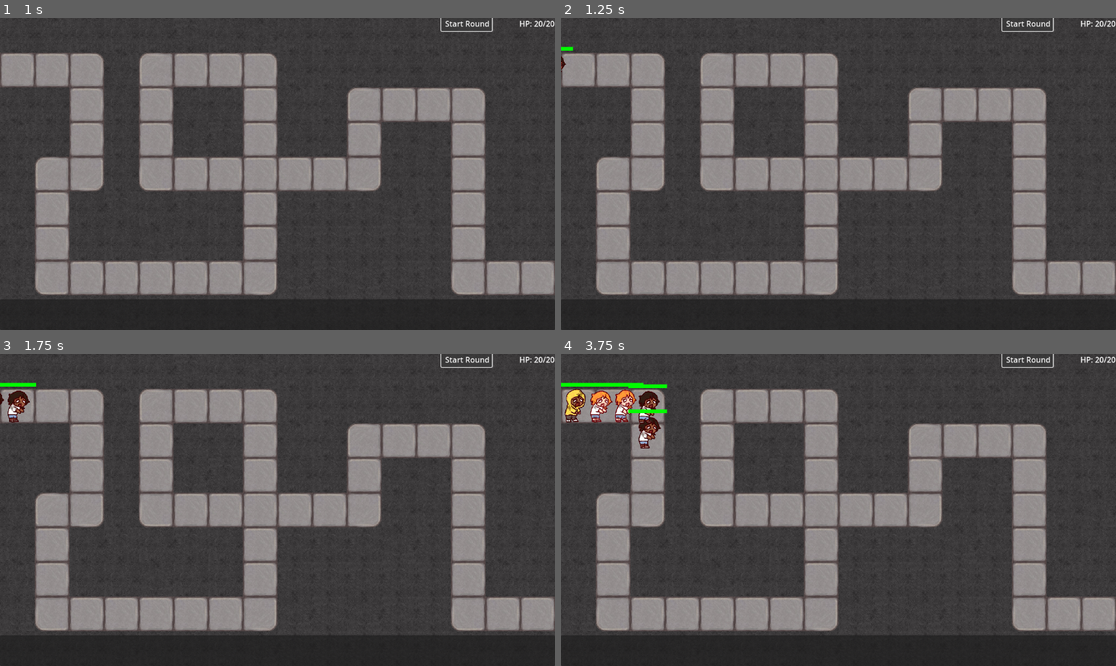
Above: before the commit, frames 1-4 (two rows, left to right).
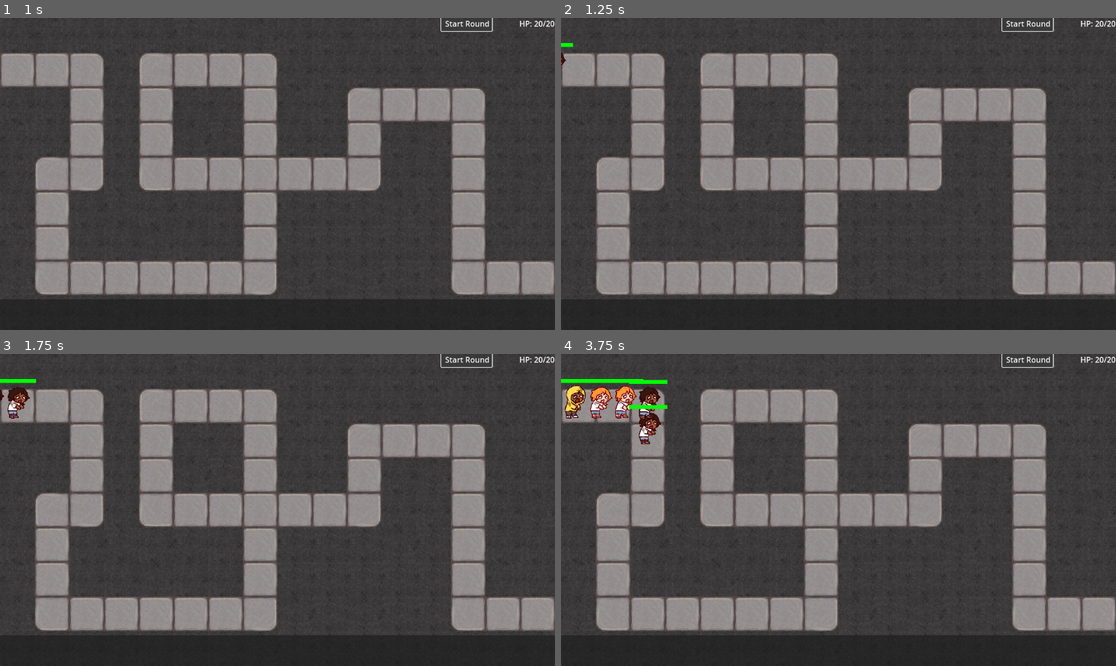
Above: after the commit, the same moments.

Repository: jkelly924/bananas-game-g4si2024
Game: Godot game, scene res://Levels/test_level.tscn
The game is run twice, just before and just after one commit, with the same random seed, the same clock (stepped at 60 frames per second) and the same inputs.
Inputs:
- Up to frame 1 (1 s): click "Start Round" at 0.5 s
- Up to frame 2 (1.25 s): no input
- Up to frame 3 (1.75 s): click "Start Round" at 1.25 s
- Up to frame 4 (3.75 s): click "Start Round" at 2 s

Frame 1 is identical in both runs. In frame 2, less than 0.1% of the frame differs, in the area x 0-3%, y 8-18%; in frame 3, 0.4%; in frame 4, 2.0%, in the area x 0-20%, y 8-31%.

Commit message:
Raised path so that enemies walk on the path more

Diff:
--- a/Levels/test_level.tscn
+++ b/Levels/test_level.tscn
@@ -27,8 +27,9 @@
 sources/1 = SubResource("TileSetAtlasSource_x8coy")
 
 [sub_resource type="Curve2D" id="Curve2D_o0ayj"]
+bake_interval = 0.01
 _data = {
-"points": PackedVector2Array(0, 0, 0, 0, -64, 216, 0, 0, 0, 0, 360, 216, 0, 0, 0, 0, 360, 651, 0, 0, 0, 0, 216, 648, 0, 0, 0, 0, 216, 1080, 0, 0, 0, 0, 1080, 1080, 0, 0, 0, 0, 1080, 216, 0, 0, 0, 0, 648, 216, 0, 0, 0, 0, 648, 648, 0, 0, 0, 0, 1512, 648, 0, 0, 0, 0, 1512, 360, 0, 0, 0, 0, 1944, 360, 0, 0, 0, 0, 1944, 1080, 0, 0, 0, 0, 2376, 1080)
+"points": PackedVector2Array(0, 0, 0, 0, -64, 200, 0, 0, 0, 0, 362, 200, 0, 0, 0, 0, 360, 632, 0, 0, 0, 0, 214, 632, 0, 0, 0, 0, 216, 1064, 0, 0, 0, 0, 1078, 1064, 0, 0, 0, 0, 1080, 200, 0, 0, 0, 0, 646, 200, 0, 0, 0, 0, 648, 632, 0, 0, 0, 0, 1510, 632, 0, 0, 0, 0, 1512, 344, 0, 0, 0, 0, 1942, 344, 0, 0, 0, 0, 1944, 1064, 0, 0, 0, 0, 2376, 1064)
 }
 point_count = 14
 
